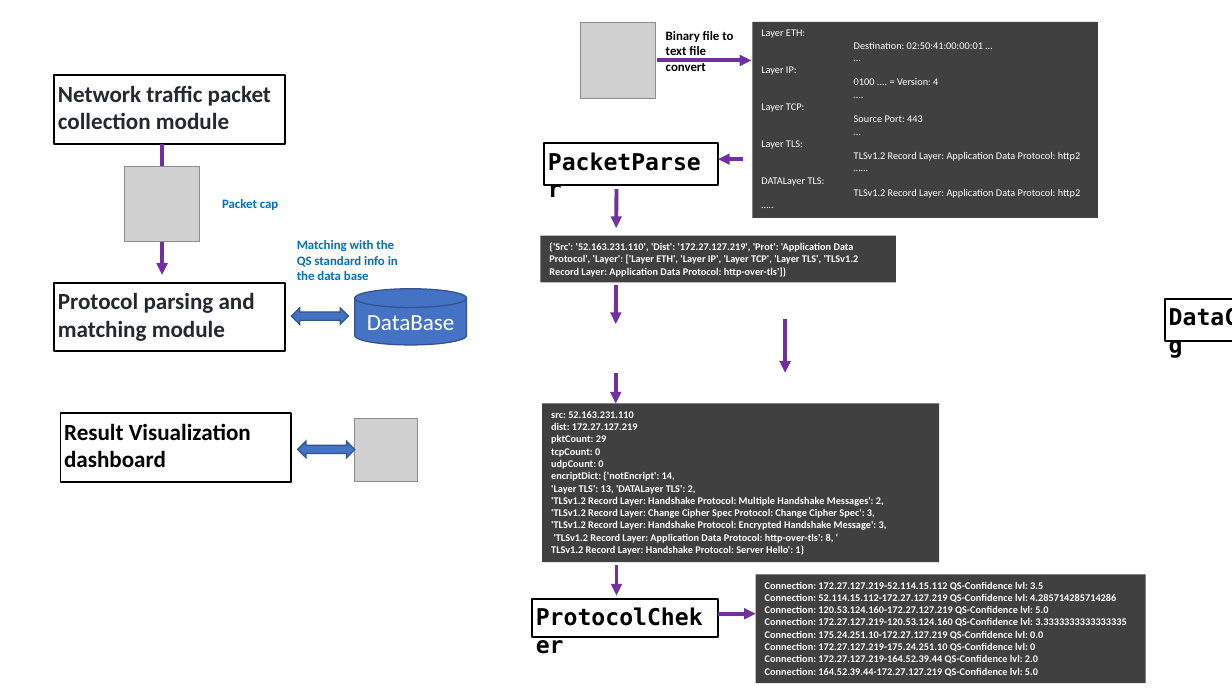
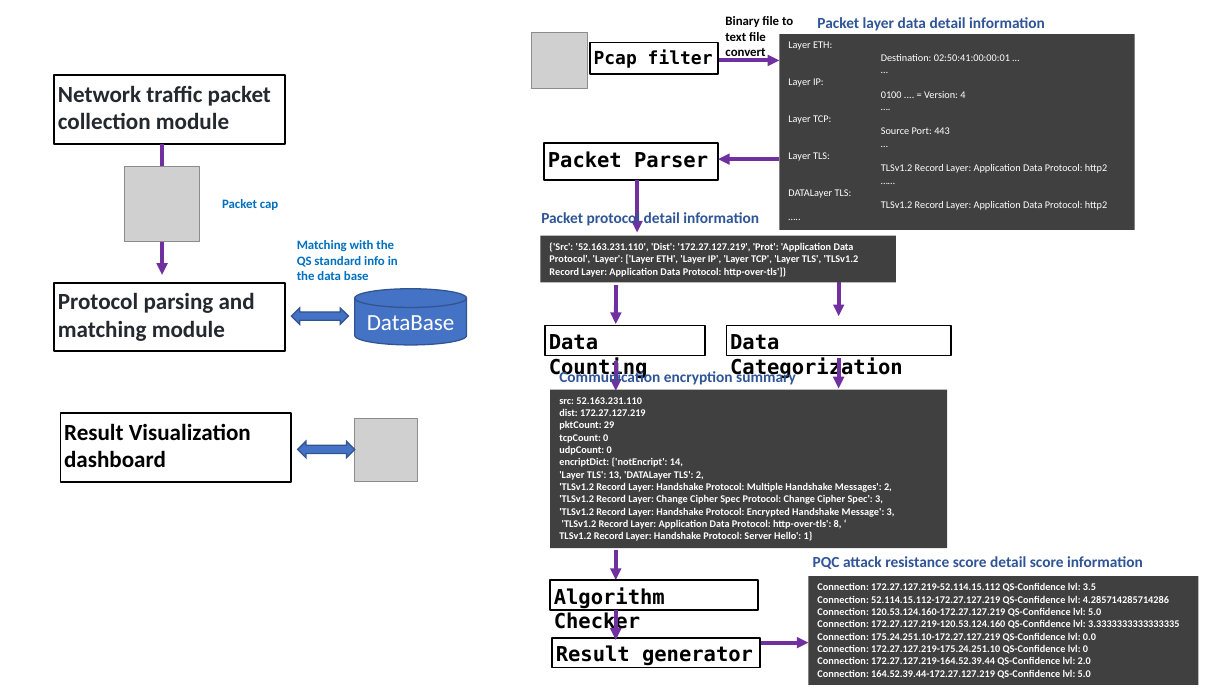
Before and after one commit to LiuYuancheng/Network_PQC_Attack_Resistance_Evaluator, a slide deck: slide 3 of doc/DesignDoc.pptx. Drawn at 1232x693 pixels with LibreOffice and Linux fonts; fonts in the diff are those of the drawing; grey boxes stand for pictures. Boxes give left, top, right and bottom in pixels: in the first picture for what was removed or moved away, otherwise in the second. Text is boxed around its words. In the diff, an @@ line names an element or a change of style, - is before the commit and + after.

```diff
--- a/doc/DesignDoc.pptx
+++ b/doc/DesignDoc.pptx
@@ text "Binary file to text file ..." rewrapped from [666, 31, 733, 71] to [725, 16, 793, 60] @@
@@ text added at [817, 17, 1045, 31], 12 pt, text #2F5597, bold @@
+Packet layer data detail information
@@ picture: place and size @@
-picture at [580, 23, 655, 98]
+picture at [531, 32, 588, 89]
@@ rectangle added at [590, 43, 718, 74], fill #FFFFFF, outline #000000 1.5 pt, 14 pt, text #000000, bold @@
+Pcap filter
@@ rectangle "Layer ETH:": place and size @@
-rectangle "Layer ETH:" at [752, 22, 1098, 218]
+rectangle "Layer ETH:" at [779, 34, 1134, 230]
@@ arrow moved from (657, 60) - (751, 60) to (718, 60) - (779, 60) @@
@@ rectangle "Packet Parser": place and size @@
-rectangle "Packet Parser" at [544, 143, 718, 185]
+rectangle "Packet Parser" at [544, 143, 718, 179]
@@ text in rectangle at [548, 151, 708, 168]: text changed; size 18 to 16 pt @@
-PacketParser
+Packet Parser
@@ arrow moved from (616, 189) - (616, 228) to (638, 179) - (638, 232) @@
@@ arrow moved from (743, 159) - (718, 159) to (779, 159) - (718, 159) @@
@@ text added at [541, 210, 759, 228], 12 pt, text #2F5597, bold @@
+Packet protocol detail information
@@ arrow moved from (786, 319) - (786, 372) to (839, 281) - (839, 316) @@
@@ rectangle removed at [1165, 299, 1232, 341] @@
-DataCounting
@@ rectangle added at [545, 325, 705, 355], fill #FFFFFF, outline #000000 1.5 pt, 16 pt, text #000000, bold @@
+Data Counting
@@ rectangle added at [726, 325, 951, 355], fill #FFFFFF, outline #000000 1.5 pt, 16 pt, text #000000, bold @@
+Data Categorization
@@ arrow added from (839, 359) to (839, 388), #7030A0 3 pt @@
@@ text added at [559, 369, 796, 387], 12 pt, text #2F5597, bold @@
+Communication encryption summary
@@ arrow moved from (616, 373) - (616, 404) to (616, 360) - (616, 391) @@
@@ rectangle "src: 52.163.231.110": place and size @@
-rectangle "src: 52.163.231.110" at [543, 404, 940, 563]
+rectangle "src: 52.163.231.110" at [551, 390, 948, 549]
@@ arrow moved from (616, 566) - (616, 595) to (616, 550) - (616, 580) @@
@@ text added at [813, 556, 1143, 569], 12 pt, text #2F5597, bold @@
+PQC attack resistance score detail score information
@@ rectangle "Algorithm Checker": place and size @@
-rectangle "Algorithm Checker" at [532, 599, 718, 637]
+rectangle "Algorithm Checker" at [551, 580, 758, 610]
@@ text in rectangle at [554, 587, 665, 634]: text changed; size 18 to 16 pt @@
-ProtocolCheker
+Algorithm Checker
@@ rectangle "Connection: 172.27.127.219-52.114.15.112 QS-Confidence lvl:  ...": place and size @@
-rectangle "Connection: 172.27.127.219-52.114.15.112 QS-Confidence lvl:  ..." at [756, 575, 1146, 684]
+rectangle "Connection: 172.27.127.219-52.114.15.112 QS-Confidence lvl:  ..." at [809, 577, 1199, 686]
@@ arrow added from (616, 610) to (616, 640), #7030A0 3 pt @@
@@ rectangle added at [553, 638, 760, 667], fill #FFFFFF, outline #000000 1.5 pt, 16 pt, text #000000, bold @@
+Result generator
@@ arrow moved from (718, 614) - (756, 614) to (761, 642) - (809, 642) @@
```
Also in this commit, not shown: 1 other slide changed, 2 slides added, 8 other files.
